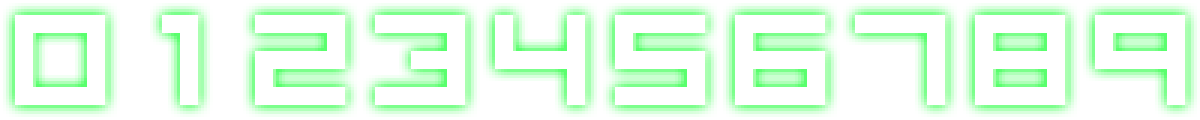
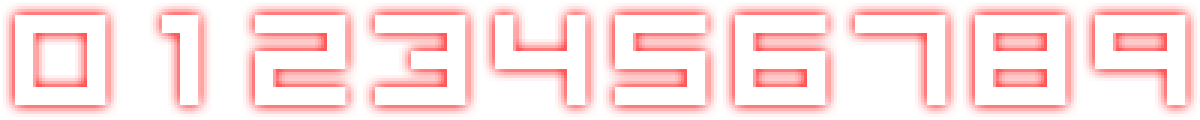
Revision of a layered 1200x120 image; what changed, layer by layer:
pixels changed over [3, 3, 1200, 117] (layer not identified)
